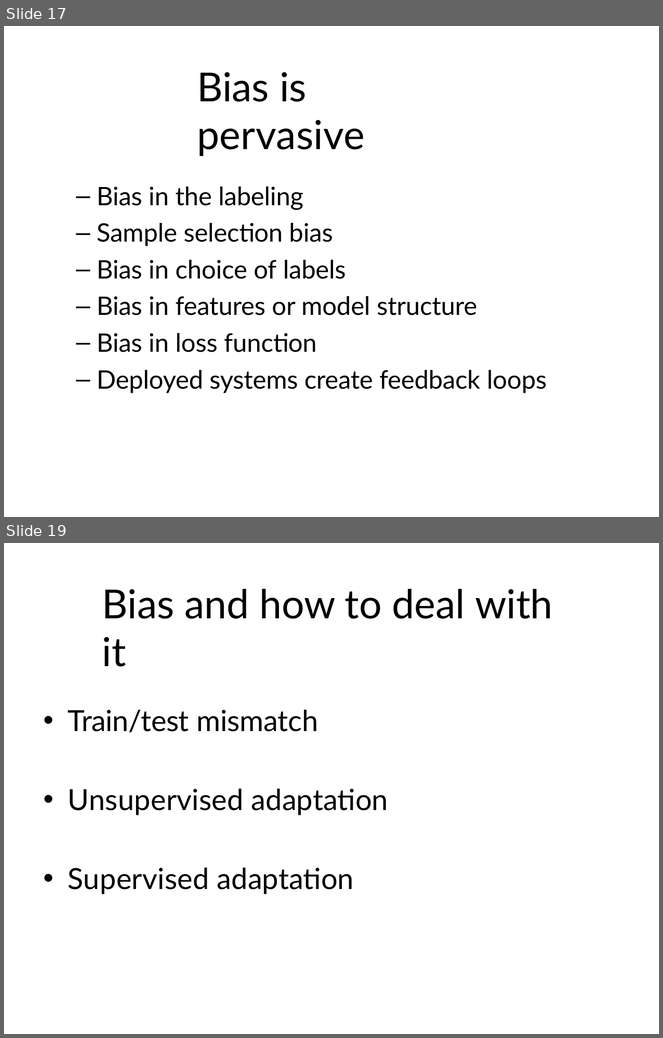
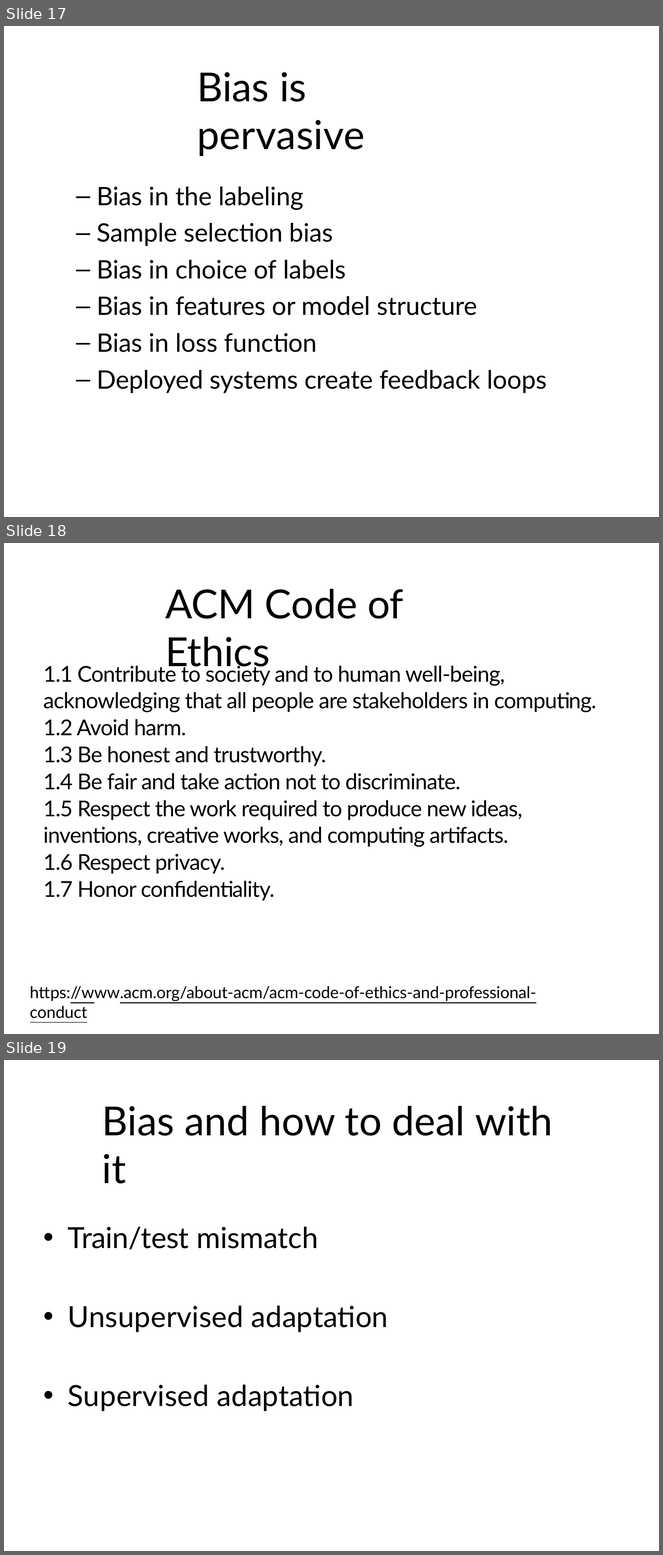
Before and after one commit to khaledmrasheed/khaledmrasheed.github.io, a slide deck: MLcourse/CSCI_8950_Lec10_Bias_Fairness.pptx. Shown one above the other, each under a label of ours: slides 17 and 19 before the commit, slides 17, 18 and 19 after it; the slides between them are not shown. The pictures are 663x1038 and 663x1555 pixels, drawn with LibreOffice and Linux fonts; fonts in the diff are those of the drawing. Boxes give left, top, right and bottom in pixels: in the first picture for what was removed or moved away, otherwise in the second. Text is boxed around its words. In the diff, an @@ line names an element or a change of style, - is before the commit and + after.

```diff
--- a/MLcourse/CSCI_8950_Lec10_Bias_Fairness.pptx
+++ b/MLcourse/CSCI_8950_Lec10_Bias_Fairness.pptx
@@ slide 18 added at <box>4,543,659,1034</box>, background #FFFFFF @@
@@ title added at <box>165,589,404,674</box>, 44 pt, text #000000 @@
+ACM Code of Ethics
@@ text added at <box>44,663,597,901</box>, 24 pt, text #000000 @@
+1.1 Contribute to society and to human well-being, acknowledging that all people are stakeholders in computing.
+1.2 Avoid harm.
+1.3 Be honest and trustworthy.
+1.4 Be fair and take action not to discriminate.
+1.5 Respect the work required to produce new ideas, inventions, creative works, and computing artifacts.
+1.6 Respect privacy.
+1.7 Honor confidentiality.
@@ text added at <box>30,986,536,1019</box>, 18 pt, text #000000, underline @@
+https://www.acm.org/about-acm/acm-code-of-ethics-and-professional-conduct
```
Also in this commit, not shown: 1 slide removed, 1 other file.
